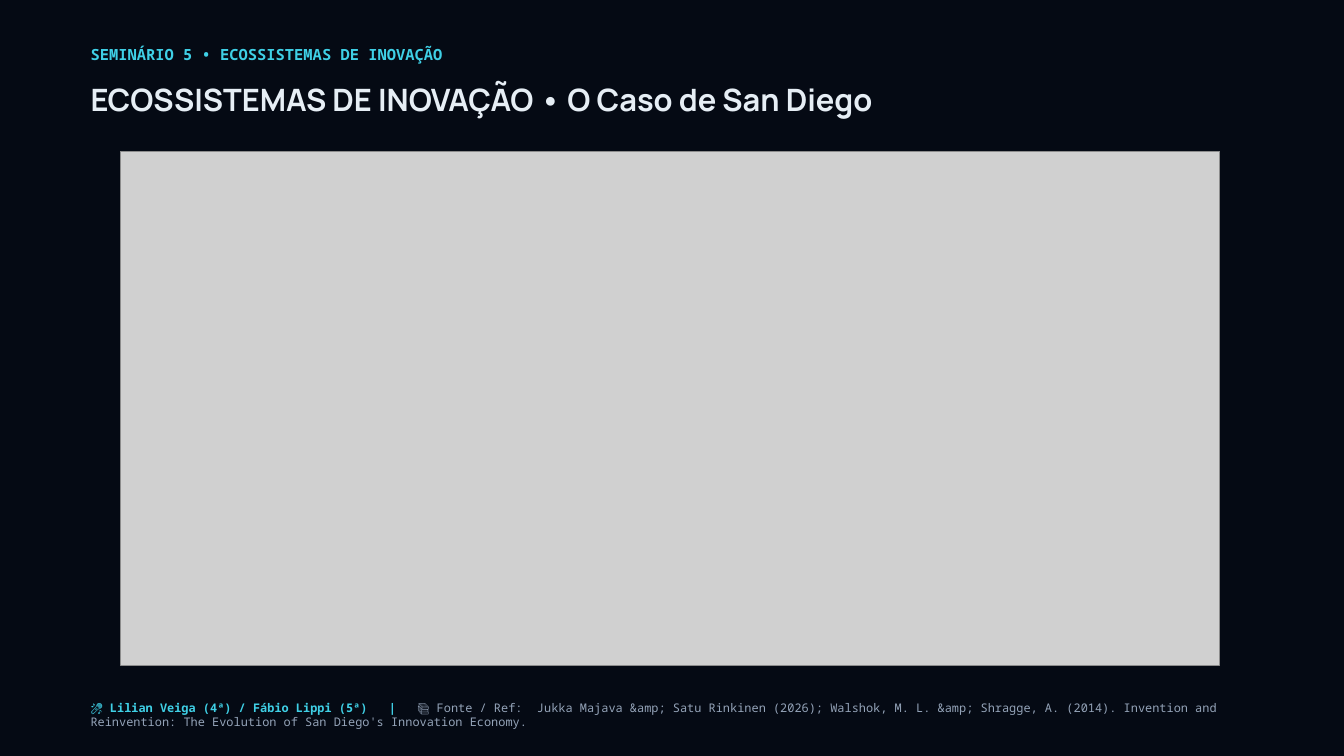
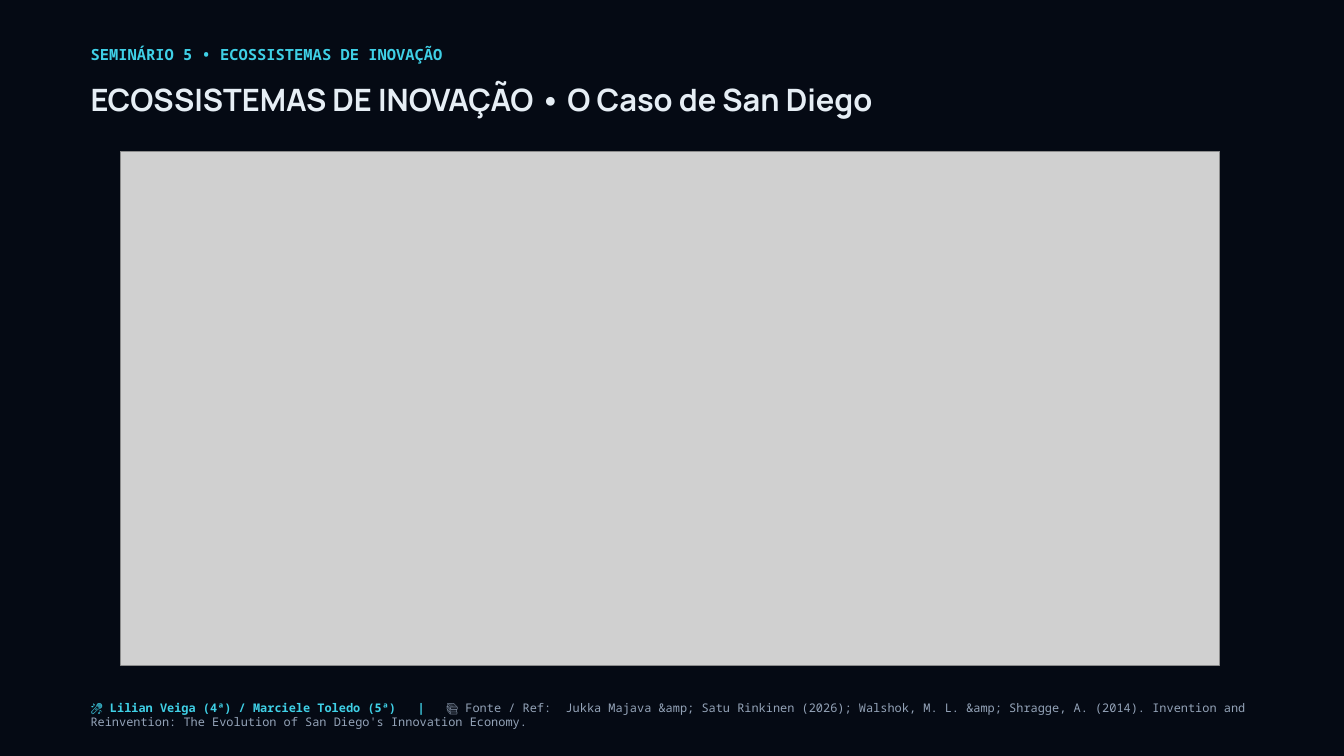
Before and after one commit to josuejofre/seminario-ecossistema-inovacao-pit, a slide deck: slide 26 of Seminario_5_Ecossistemas_Inovacao_Master.pptx. Drawn at 1344x756 pixels with LibreOffice and Linux fonts; fonts in the diff are those of the drawing; grey boxes stand for pictures. Boxes give left, top, right and bottom in pixels: in the first picture for what was removed or moved away, otherwise in the second. Text is boxed around its words. In the diff, an @@ line names an element or a change of style, - is before the commit and + after.

Commit message:
fix: update Bloco 5 presenter for Quinta-feira from Fabio Lippi to Marciele Toledo

```diff
--- a/Seminario_5_Ecossistemas_Inovacao_Master.pptx
+++ b/Seminario_5_Ecossistemas_Inovacao_Master.pptx
@@ text at <box>110,703,1245,715</box>: text changed @@
-🎤 Lilian Veiga (4ª) / Fábio Lippi (5ª) | 📚 Fonte / Ref: Jukka Majava &amp; Satu Rinkinen (2026); Walshok, M. L. &amp; Shragge, A. (2014). Invention and Reinvention: The Evolution of San Diego's Innovation Economy.
+🎤 Lilian Veiga (4ª) / Marciele Toledo (5ª) | 📚 Fonte / Ref: Jukka Majava &amp; Satu Rinkinen (2026); Walshok, M. L. &amp; Shragge, A. (2014). Invention and Reinvention: The Evolution of San Diego's Innovation Economy.
```
Also in this commit, not shown: 9 other slides changed, 3 other files.
